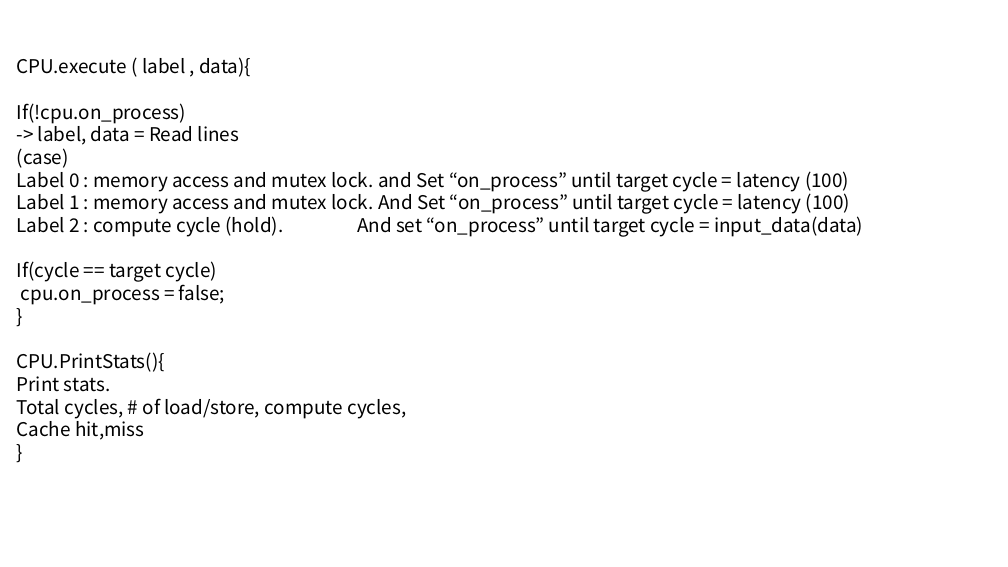
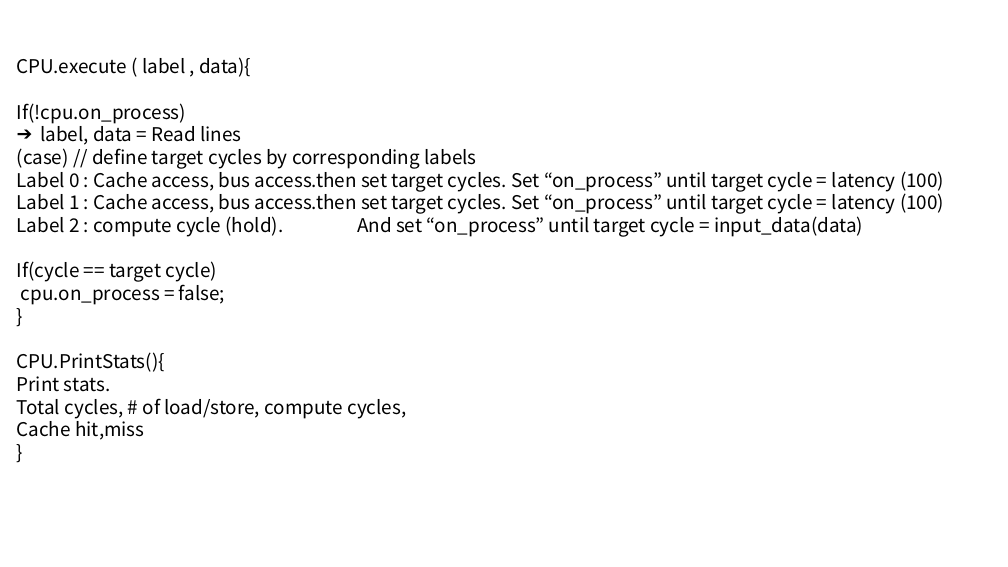
Before and after one commit to GillchLee/CS4223, a slide deck: slide 9 of assignment2/Assignment2.pptx. Drawn at 1008x567 pixels with LibreOffice and Linux fonts; fonts in the diff are those of the drawing. Boxes give left, top, right and bottom in pixels: in the first picture for what was removed or moved away, otherwise in the second. Text is boxed around its words. In the diff, an @@ line names an element or a change of style, - is before the commit and + after.

```diff
--- a/assignment2/Assignment2.pptx
+++ b/assignment2/Assignment2.pptx
@@ text at (17, 122, 944, 214): text changed @@
--> label, data = Read lines
-(case)
-Label 0 : memory access and mutex lock. and Set “on_process” until target cycle = latency (100)
-Label 1 : memory access and mutex lock. And Set “on_process” until target cycle = latency (100)
+➔ label, data = Read lines
+(case) // define target cycles by corresponding labels
+Label 0 : Cache access, bus access.then set target cycles. Set “on_process” until target cycle = latency (100)
+Label 1 : Cache access, bus access.then set target cycles. Set “on_process” until target cycle = latency (100)
```
Also in this commit, not shown: 9 slides added, 1 other file.
